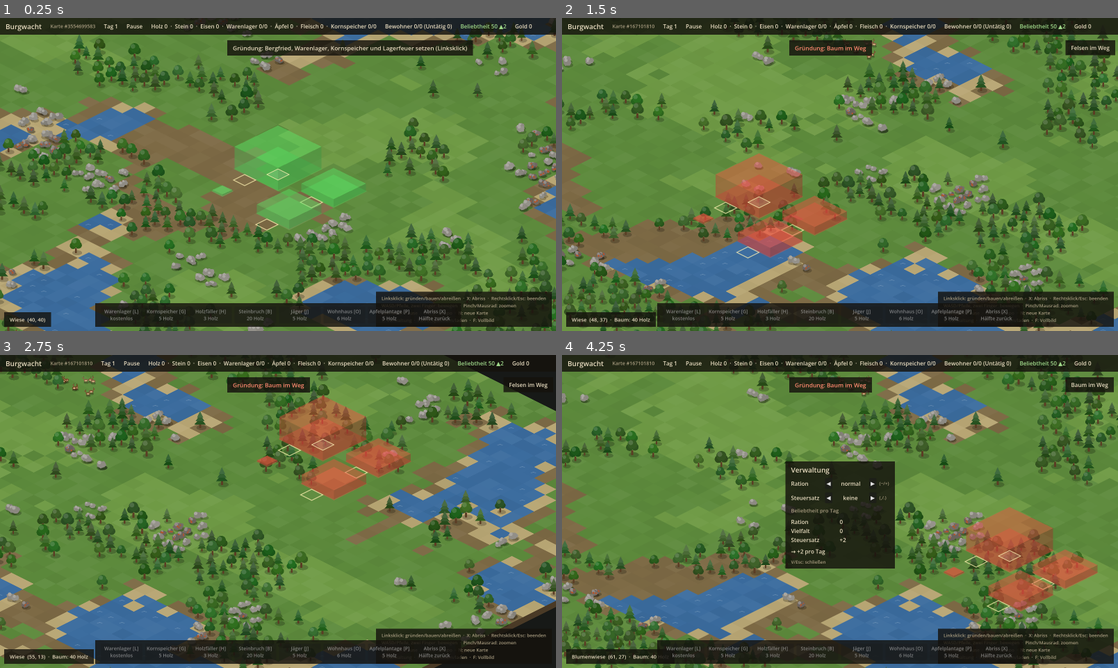
Above: before the commit, frames 1-4 (two rows, left to right).
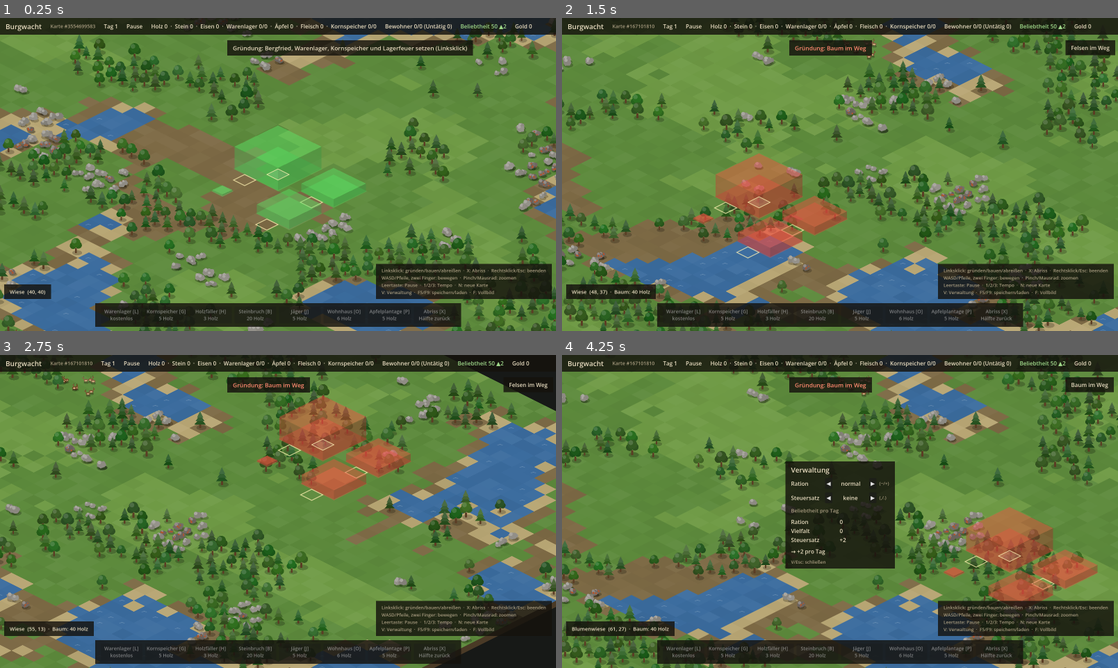
Above: after the commit, the same moments.

Repository: GwydionBr/burgwacht
Game: Godot game, scene res://scenes/main.tscn
Two runs of this game, one before a commit and one after it. Both use one fixed random seed, a clock stepped at 60 frames per second and the inputs below.
Inputs (mouse positions are in pixels of both pictures, inside the frame that each line leads up to):
- Up to frame 1 (0.25 s): no input
- Up to frame 2 (1.5 s): tap Enter at 0.5 s; move the mouse to (962, 158) at 0.52 s; hold D 0.53-1.25 s; tap N at 0.6 s; click (962, 158) at 0.67 s; tap Space at 0.77 s; drag from (728, 190) to (812, 237) at 1.27 s
- Up to frame 3 (2.75 s): tap Space at 2 s; move the mouse to (333, 442) at 2.02 s; hold D from 2.03 s (still down); tap 2 at 2.1 s
- Up to frame 4 (4.25 s): release D at 2.75 s; drag from (812, 574) to (673, 464) at 2.77 s; tap Enter at 3.5 s; move the mouse to (1006, 558) at 3.52 s; hold A from 3.53 s (still down); tap V at 3.6 s; tap Space at 3.77 s

The runs differ from the first frame. In frame 1, 5.5% of the frame differs, in the area x 0-100%, y 78-99%; in frame 2, 6.2%; in frame 3, 4.8%; in frame 4, 6.3%.

Commit message:
Bauleiste: Hinweise und Kachel-Info darüber statt verdeckt
Die Bauleiste reicht bei vielen Gebäuden unter die Hinweise unten rechts und die
Kachel-Info unten links; beide stehen jetzt über ihr. Randabstand als MARGIN.

Co-Authored-By: Claude Opus 5.5 (1M context) <noreply@anthropic.com>

Diff:
--- a/src/ui/hud.gd
+++ b/src/ui/hud.gd
@@ -24,6 +24,8 @@
 const BUILD_HINT_TOP := 64
 ## Steigende Beliebtheit (fallende in BLOCKED_COLOR).
 const UP_COLOR := Color("#9fd88a")
+## Abstand der Felder vom Bildschirmrand und zwischen Feldern übereinander.
+const MARGIN := 12
 
 var _info_label: Label
 var _seed_label: Label
@@ -79,7 +81,7 @@
 	_message_label = _make_label("", TEXT_COLOR, 16)
 	_message_panel.add_child(_message_label)
 	add_child(_message_panel)
-	_message_panel.set_anchors_and_offsets_preset(Control.PRESET_TOP_RIGHT, Control.PRESET_MODE_MINSIZE, 12)
+	_message_panel.set_anchors_and_offsets_preset(Control.PRESET_TOP_RIGHT, Control.PRESET_MODE_MINSIZE, MARGIN)
 	_message_panel.offset_top = BUILD_HINT_TOP
 	_message_panel.grow_horizontal = Control.GROW_DIRECTION_BEGIN
 	_message_panel.visible = false
@@ -96,7 +98,7 @@
 		+ "V: Verwaltung  ·  F5/F9: speichern/laden  ·  F: Vollbild",
 		HINT_COLOR, 13))
 	add_child(help_panel)
-	help_panel.set_anchors_and_offsets_preset(Control.PRESET_BOTTOM_RIGHT, Control.PRESET_MODE_MINSIZE, 12)
+	help_panel.set_anchors_and_offsets_preset(Control.PRESET_BOTTOM_RIGHT, Control.PRESET_MODE_MINSIZE, MARGIN)
 	help_panel.grow_horizontal = Control.GROW_DIRECTION_BEGIN
 	help_panel.grow_vertical = Control.GROW_DIRECTION_BEGIN
 
@@ -104,7 +106,7 @@
 	_info_label = _make_label("", TEXT_COLOR, 15)
 	_info_panel.add_child(_info_label)
 	add_child(_info_panel)
-	_info_panel.set_anchors_and_offsets_preset(Control.PRESET_BOTTOM_LEFT, Control.PRESET_MODE_MINSIZE, 12)
+	_info_panel.set_anchors_and_offsets_preset(Control.PRESET_BOTTOM_LEFT, Control.PRESET_MODE_MINSIZE, MARGIN)
 	_info_panel.grow_vertical = Control.GROW_DIRECTION_BEGIN
 	_info_panel.visible = false
 
@@ -128,9 +130,13 @@
 	_demolish_button.pressed.connect(demolish_selected.emit)
 	buttons.add_child(_demolish_button)
 	add_child(_build_bar)
-	_build_bar.set_anchors_and_offsets_preset(Control.PRESET_CENTER_BOTTOM, Control.PRESET_MODE_MINSIZE, 12)
+	_build_bar.set_anchors_and_offsets_preset(Control.PRESET_CENTER_BOTTOM, Control.PRESET_MODE_MINSIZE, MARGIN)
 	_build_bar.grow_horizontal = Control.GROW_DIRECTION_BOTH
 	_build_bar.grow_vertical = Control.GROW_DIRECTION_BEGIN
+	# Hinweise und Kachel-Info über der Bauleiste, die bei vielen Gebäuden fast die ganze Breite braucht.
+	var above_bar := -(MARGIN + _build_bar.get_combined_minimum_size().y + MARGIN)
+	help_panel.offset_bottom = above_bar
+	_info_panel.offset_bottom = above_bar
 
 	_admin_panel = _make_admin_panel()
 	add_child(_admin_panel)
